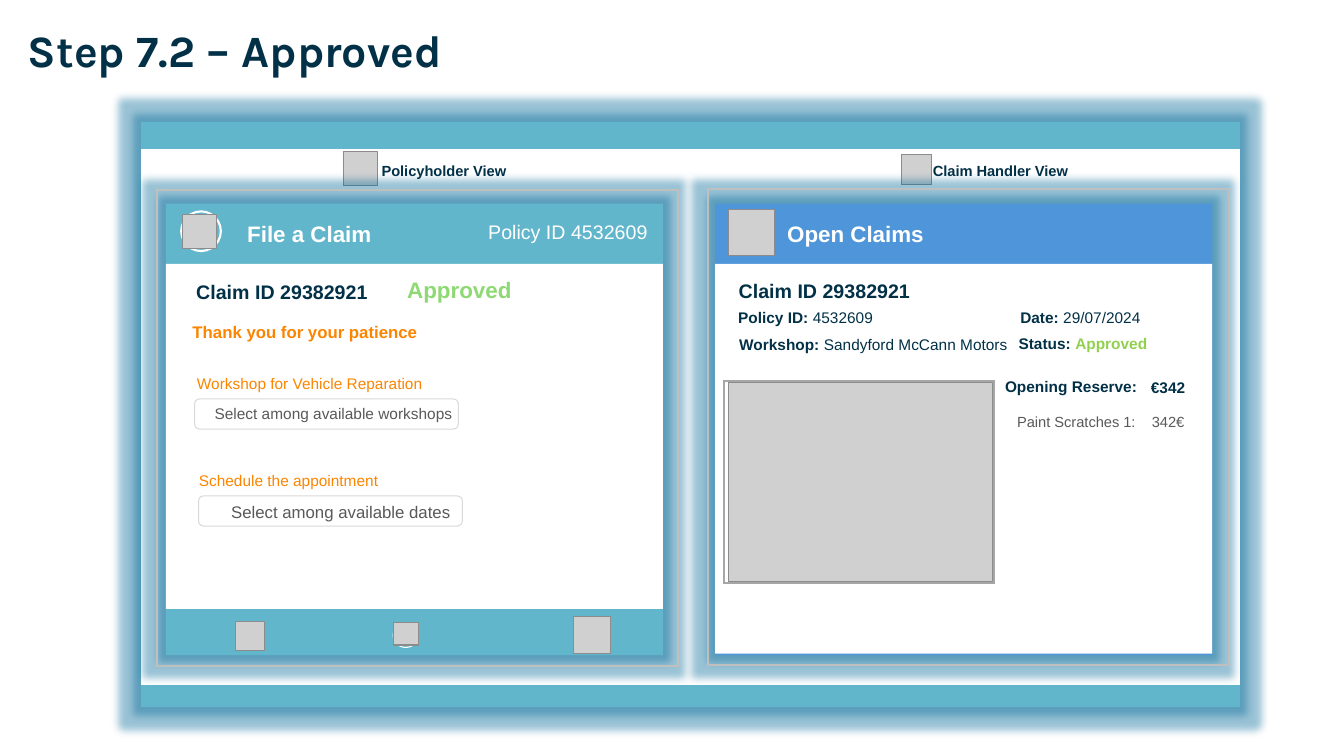
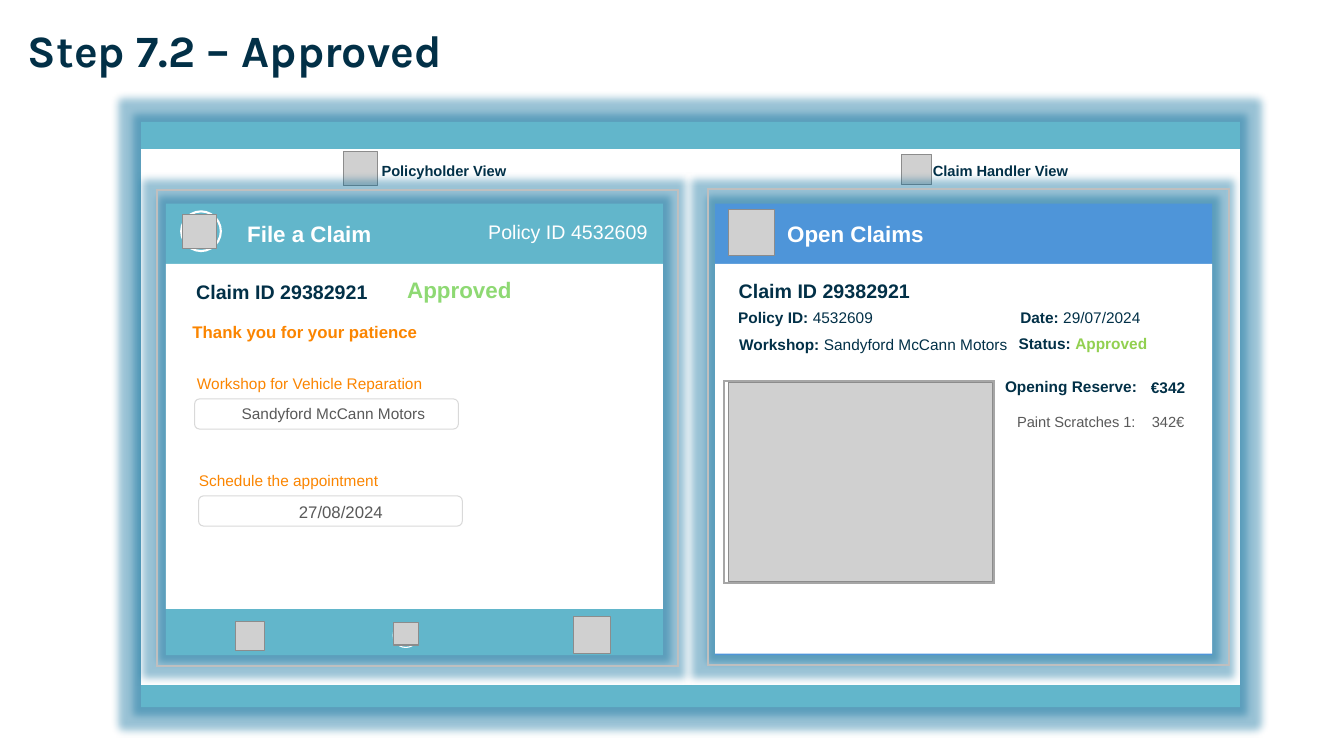
Before and after one commit to ACM40960/project-danielquesada89, a slide deck: slide 9 of Others/Auto App.pptx. Drawn at 1344x756 pixels with LibreOffice and Linux fonts; fonts in the diff are those of the drawing; grey boxes stand for pictures. Boxes give left, top, right and bottom in pixels: in the first picture for what was removed or moved away, otherwise in the second. Text is boxed around its words. In the diff, an @@ line names an element or a change of style, - is before the commit and + after.

Commit message:
changes for poster

```diff
--- a/Others/Auto App.pptx
+++ b/Others/Auto App.pptx
@@ text at bbox=[242, 408, 425, 422]: text changed @@
-Select among available workshops
+Sandyford McCann Motors
@@ text at bbox=[299, 506, 383, 518]: text changed @@
-Select among available dates
+27/08/2024
```
Also in this commit, not shown: 3 other files.
